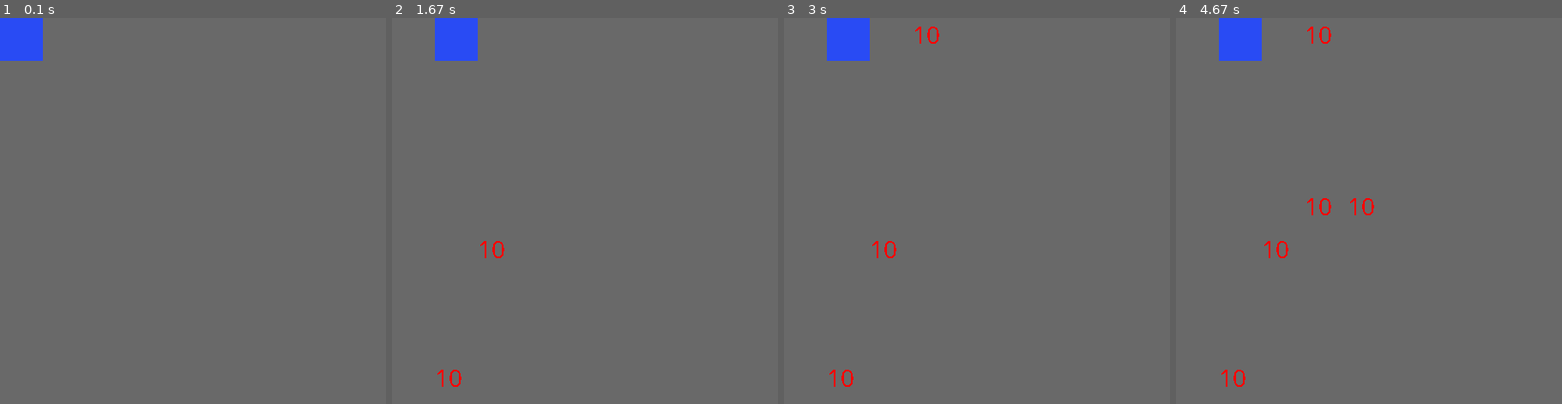
Above: before the commit, frames 1-4 (left to right).
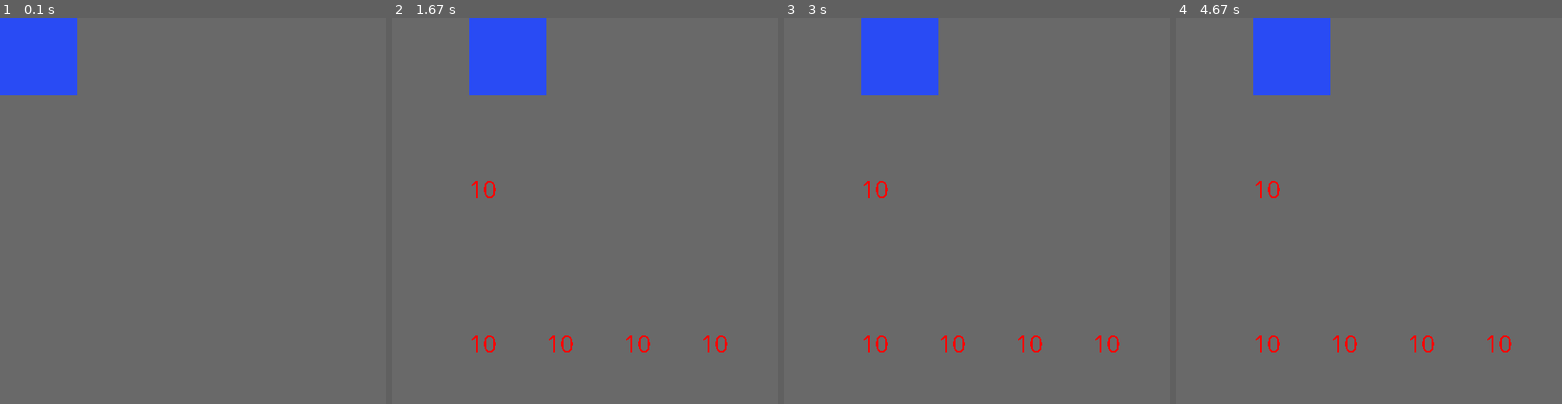
Above: after the commit, the same moments.

Repository: pthpth/Pygame
Game: pygame game, started from minesweeper.py
The game is run twice, just before and just after one commit, with the same random seed, the same clock (stepped at 60 frames per second) and the same inputs.
Inputs:
- Up to frame 1 (0.1 s): no input
- Up to frame 2 (1.67 s): hold Esc 0.33-0.8 s; hold Right 0.33-0.8 s; tap Enter at 0.83 s
- Up to frame 3 (3 s): no input
- Up to frame 4 (4.67 s): no input

The runs differ from the first frame. In frame 1, 2.8% of the frame differs, in the area x 0-20%, y 0-20%; in frame 2, 5.3%; in frame 3, 5.3%; in frame 4, 5.5%, in the area x 11-87%, y 0-96%.

Commit message:
Update minesweeper.py

Diff:
--- a/minesweeper.py
+++ b/minesweeper.py
@@ -1,10 +1,10 @@
-#INSTRUCTIONS
-#Use arrow keys to move around
-#Press 1 to open the boxes
-#Press 2 to Flag
-#Dont use the numpad keys
-#The game finishes when you open all boxes or open a box having bomb
-#u/DarkLord0206
+# INSTRUCTIONS
+# Use arrow keys to move around
+# Press 1 to open the boxes
+# Press 2 to Flag
+# Dont use the numpad keys
+# The game finishes when you open all boxes or open a box having bomb
+# u/DarkLord0206
 
 import random
 import time
@@ -21,7 +21,7 @@
     K_2
 )
 
-number = 9
+number = 5
 SCREEN_WIDTH = 450
 SCREEN_HEIGHT = 450
 wid = int(SCREEN_WIDTH / number)
@@ -30,7 +30,7 @@
 pygame.font.init()
 typer = pygame.font.SysFont("Comic Sans MS", 30)
 screen = pygame.display.set_mode((SCREEN_WIDTH, SCREEN_HEIGHT))
-BOMBS = 10
+BOMBS = 5
 FINAL_TEXT = "PRESS ESCAPE AGAIN"
 tiles_turned = 0
 
@@ -226,7 +226,7 @@
             elif event.key == K_2:
                 flags_added = toggle_Flag(marker_pos, flags_added)
             if tiles_turned == number * number - BOMBS and flags_added == BOMBS:
-                FINAL_TEXT=game_over(1)
+                FINAL_TEXT = game_over(1)
                 running = False
 
         elif event.type == QUIT:
@@ -237,7 +237,7 @@
     marker.text = user[marker_pos[0]][marker_pos[1]].text
     pygame.display.flip()
 running = True
-if FINAL_TEXT=="YOU HAVE WON":
+if FINAL_TEXT == "YOU HAVE WON":
     while running:
         t = pygame.font.SysFont("Comic Sans MS", 40)
         r = t.render(FINAL_TEXT, False, (255, 0, 0))
@@ -253,11 +253,16 @@
 else:
     for i in range(number):
         for j in range(number):
-            if count(hidden,i+1,j+1)==10:
+            if count(hidden, i + 1, j + 1) == 10:
                 user[i][j].update_text()
-                screen.blit(user[i][j].text,user[i][j].rect)
+                screen.blit(user[i][j].text, user[i][j].rect)
                 pygame.display.flip()
-                time.sleep(1)
+    running = True
+    while running:
+        for event in pygame.event.get():
+            if event.type == KEYDOWN:
+                if event.key == K_ESCAPE:
+                    running = False
     t = pygame.font.SysFont("Comic Sans MS", 60)
     r = t.render(FINAL_TEXT, False, (255, 0, 0))
     s = pygame.Surface((600, 600))
@@ -265,4 +270,4 @@
     screen.blit(s, s.get_rect(center=(300, 300)))
     screen.blit(r, s.get_rect(center=(300, 300)))
     pygame.display.flip()
-    time.sleep(5)
+pygame.quit()
